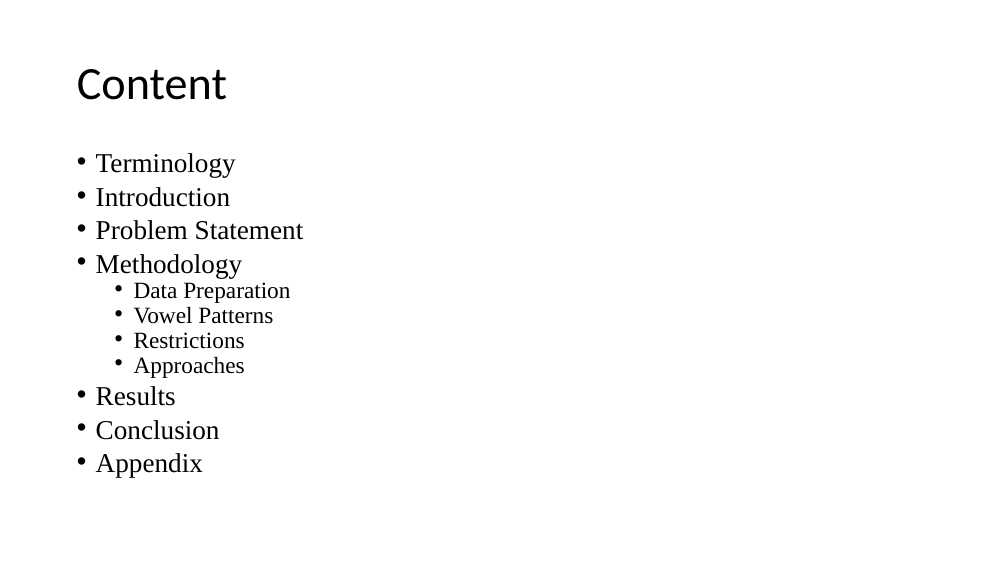
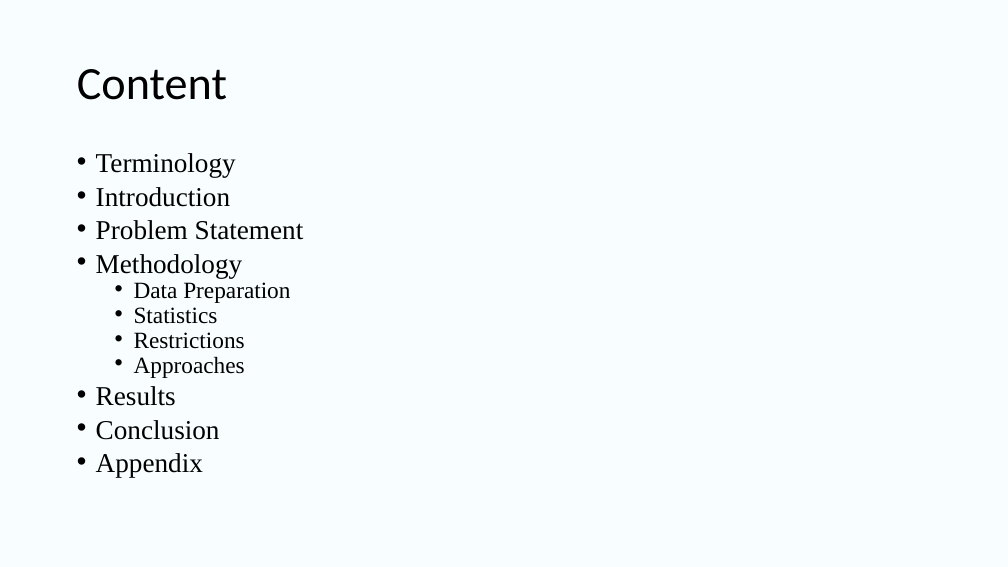
Before and after one commit to UlugbekSalaev/MatchingLetterGame, a slide deck: slide 2 of Presentation.pptx. Drawn at 1008x567 pixels with LibreOffice and Linux fonts; fonts in the diff are those of the drawing. Boxes give left, top, right and bottom in pixels: in the first picture for what was removed or moved away, otherwise in the second. Text is boxed around its words. In the diff, an @@ line names an element or a change of style, - is before the commit and + after.

```diff
--- a/Presentation.pptx
+++ b/Presentation.pptx
@@ background #FFFFFF to #CFFAFF at 14% opacity @@
@@ text at [134, 307, 218, 324]: text changed @@
-  • Vowel Patterns
+  • Statistics
```
Also in this commit, not shown: 15 other slides changed, 3 slides added, 4 other files.
